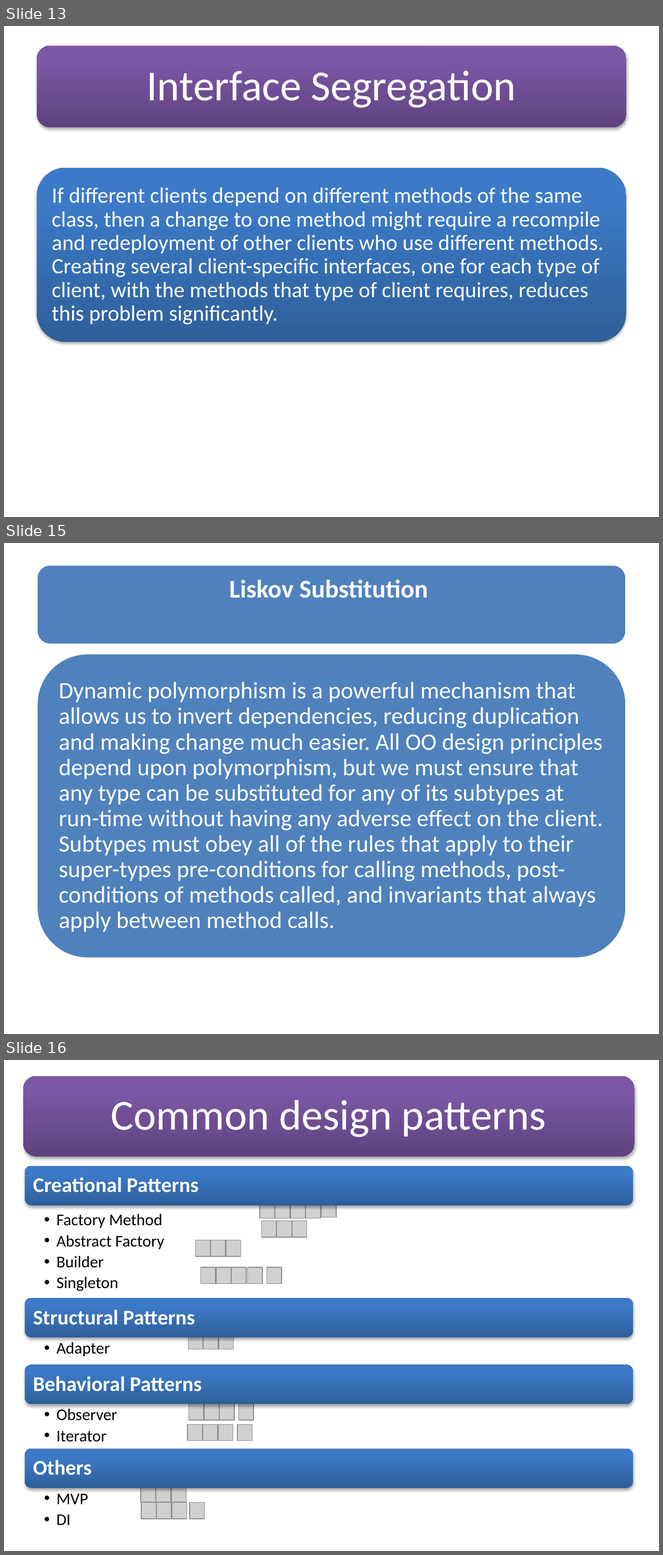
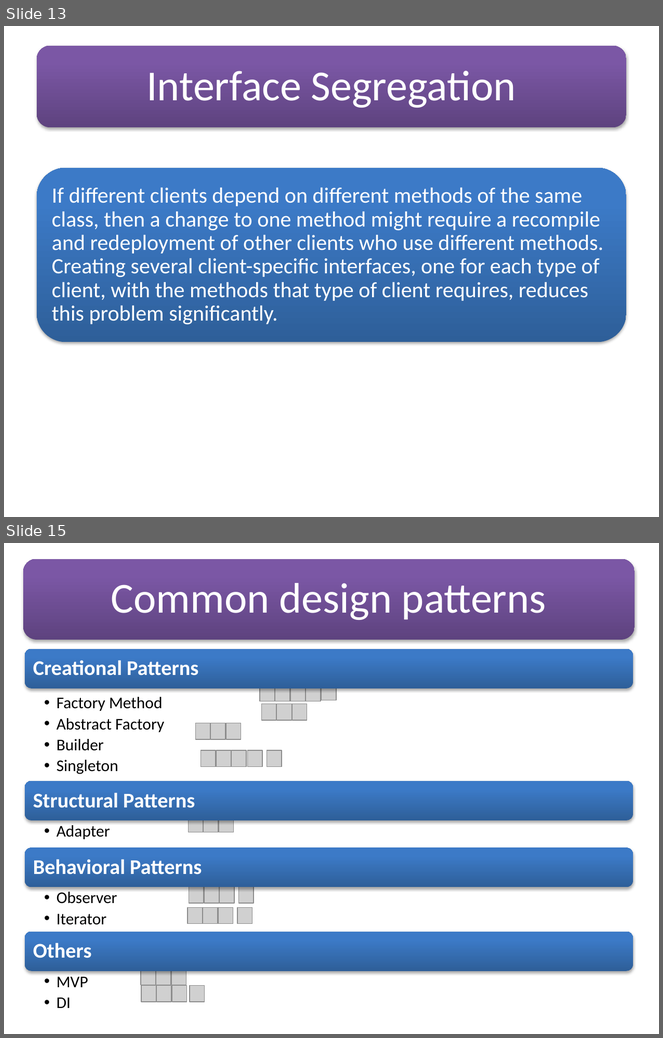
Before and after one commit to soyebparvez/DesignPatternData, a slide deck: Design Principle.pptx. Shown one above the other, each under a label of ours: slides 13, 15 and 16 before the commit, slides 13 and 15 after it; the slides between them are not shown. The pictures are 663x1555 and 663x1038 pixels, drawn with LibreOffice and Linux fonts; fonts in the diff are those of the drawing; grey boxes stand for pictures. Boxes give left, top, right and bottom in pixels: in the first picture for what was removed or moved away, otherwise in the second. Text is boxed around its words. In the diff, an @@ line names an element or a change of style, - is before the commit and + after.

```diff
--- a/Design Principle.pptx
+++ b/Design Principle.pptx
@@ slide 15 removed at <box>4,543,659,1034</box>, background #FFFFFF @@
@@ rounded rectangle removed at <box>37,565,626,644</box> @@
@@ text removed at <box>229,579,428,598</box> @@
-Liskov Substitution
@@ rounded rectangle removed at <box>37,654,626,959</box> @@
@@ text removed at <box>59,682,604,932</box> @@
-Dynamic polymorphism is a powerful mechanism that allows us to invert dependencies, reducing duplication and making change much easier. All OO design principles depend upon polymorphism, but we must ensure that any type can be substituted for any of its subtypes at run-time without having any adverse effect on the client. Subtypes must obey all of the rules that apply to their super-types pre-conditions for calling methods, post-conditions of methods called, and invariants that always apply between method calls.
@@ what was slide 16 is now slide 15 @@
```
Also in this commit, not shown: 3 slides changed, 3 slides added, 3 other slides removed.
